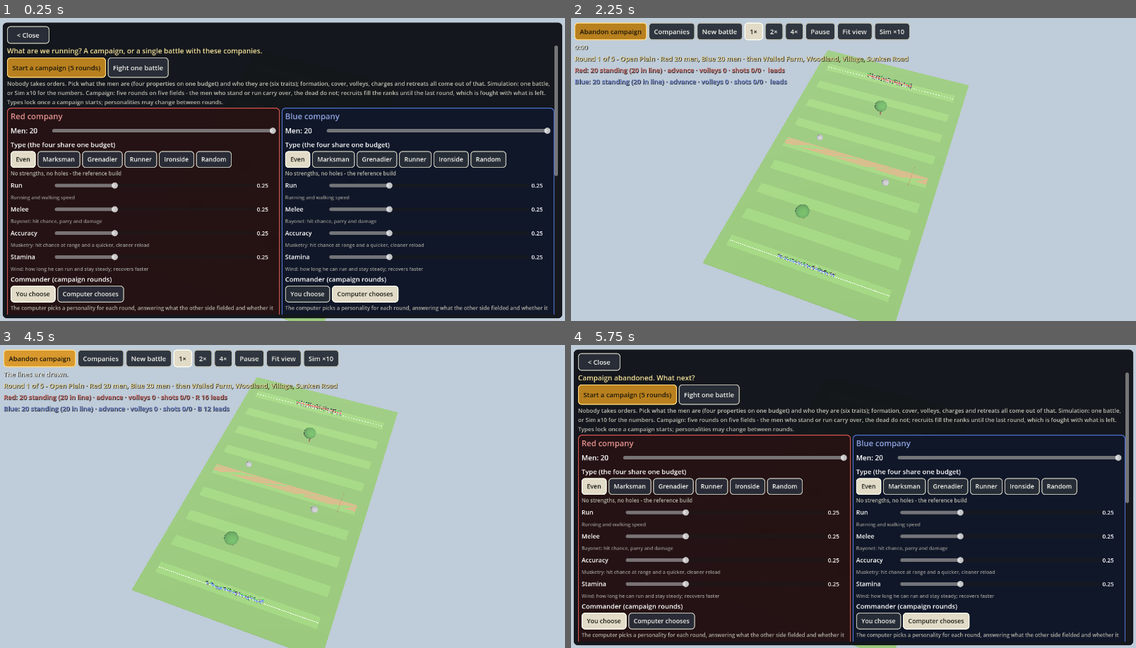
Above: before the commit, frames 1-4 (two rows, left to right).
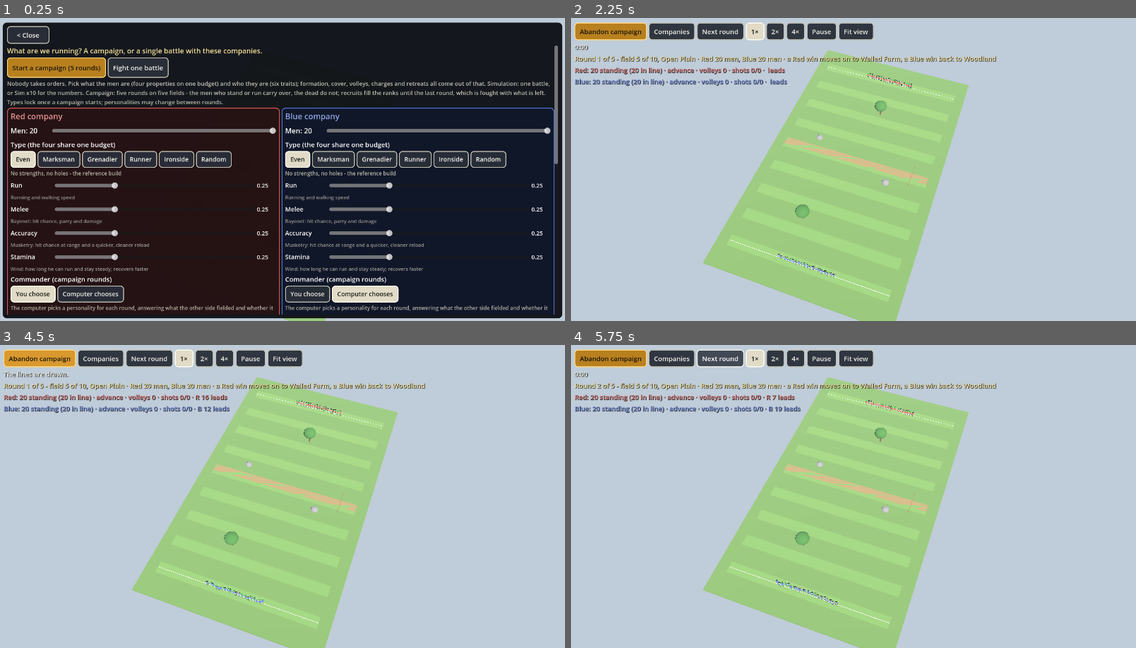
Above: after the commit, the same moments.

Repository: nathandunn/volley-bots
Game: Godot game, scene res://scenes/Main.tscn
The game is run twice, just before and just after one commit, with the same random seed, the same clock (stepped at 60 frames per second) and the same inputs.
Inputs (mouse positions are in pixels of both pictures, inside the frame that each line leads up to):
- Up to frame 1 (0.25 s): no input
- Up to frame 2 (2.25 s): click "Start a campaign (5 rounds)" at 0.5 s; click "Abandon campaign" at 1.25 s; click "Start a campaign (5 rounds)" at 2 s
- Up to frame 3 (4.5 s): click "Abandon campaign" at 2.75 s; click "Fight one battle" at 3.5 s; click "Start a campaign" at 4.25 s
- Up to frame 4 (5.75 s): click (717, 357) at 5 s, where only the run before the commit has a clickable "New battle"

The runs differ from the first frame. In frame 1, less than 0.1% of the frame differs, in the area x 98-99%, y 48-53%; in frame 2, 1.6%; in frame 3, 1.6%; in frame 4, 96%, in the area x 0-100%, y 1-100%.

Commit message:
A front of ten fields; New battle no longer abandons a campaign
Ten layouts in a line (Hedgerows, Churchyard, Sunken Road, Woodland, Open Plain, Walled Farm,
Orchard, Village, Crossroads, Ridge). A campaign opens on field 5; each round winner pushes
the fight one field into the loser country. The setup panel lists the front; the status
line names the field and where a win or a loss leads. In a campaign the top-row New battle
button reads Next round and does that (it used to abandon the campaign, which is what ended
one after two rounds); Sim x10 is hidden while a campaign runs.

Co-Authored-By: Claude Fable 5.1 <noreply@anthropic.com>
Claude-Session: https://claude.ai/code/session_017bMCXGen3v58z94ohsQBpS

Diff:
--- a/scripts/field.gd
+++ b/scripts/field.gd
@@ -50,6 +50,37 @@
 		[-1.0, 0.0, 0.6, 9.0, 1.0, "wall"], [-18.0, 18.0, 0.4, 8.0, 1.1, "fence"], [18.0, -20.0, 0.4, 8.0, 1.1, "fence"],
 		[-22.0, 30.0, 1.0, 1.0, 5.0, "tree"], [22.0, -32.0, 1.0, 1.0, 5.0, "tree"],
 	],
+	"Hedgerows": [
+		[-16.0, -20.0, 14.0, 0.4, 1.1, "fence"], [12.0, -12.0, 14.0, 0.4, 1.1, "fence"],
+		[-10.0, -2.0, 16.0, 0.4, 1.1, "fence"], [14.0, 6.0, 12.0, 0.4, 1.1, "fence"],
+		[-14.0, 14.0, 14.0, 0.4, 1.1, "fence"], [10.0, 22.0, 14.0, 0.4, 1.1, "fence"],
+		[-22.0, 6.0, 1.0, 1.0, 5.0, "tree"], [22.0, -22.0, 1.0, 1.0, 5.0, "tree"], [0.0, 30.0, 1.0, 1.0, 5.0, "tree"],
+	],
+	"Churchyard": [
+		[0.0, 0.0, 6.0, 8.0, 3.2, "house"],
+		[-9.0, -9.0, 12.0, 0.6, 1.0, "wall"], [9.0, -9.0, 12.0, 0.6, 1.0, "wall"],
+		[-9.0, 9.0, 12.0, 0.6, 1.0, "wall"], [9.0, 9.0, 12.0, 0.6, 1.0, "wall"],
+		[-15.0, 0.0, 0.6, 12.0, 1.0, "wall"], [15.0, 0.0, 0.6, 12.0, 1.0, "wall"],
+		[-20.0, -24.0, 1.0, 1.0, 5.0, "tree"], [20.0, 24.0, 1.0, 1.0, 5.0, "tree"], [-22.0, 20.0, 2.0, 1.8, 1.4, "boulder"], [22.0, -20.0, 2.0, 1.8, 1.4, "boulder"],
+	],
+	"Orchard": [
+		[-18.0, -18.0, 1.0, 1.0, 5.0, "tree"], [-6.0, -18.0, 1.0, 1.0, 5.0, "tree"], [6.0, -18.0, 1.0, 1.0, 5.0, "tree"], [18.0, -18.0, 1.0, 1.0, 5.0, "tree"],
+		[-12.0, -6.0, 1.0, 1.0, 5.0, "tree"], [0.0, -6.0, 1.0, 1.0, 5.0, "tree"], [12.0, -6.0, 1.0, 1.0, 5.0, "tree"],
+		[-18.0, 6.0, 1.0, 1.0, 5.0, "tree"], [-6.0, 6.0, 1.0, 1.0, 5.0, "tree"], [6.0, 6.0, 1.0, 1.0, 5.0, "tree"], [18.0, 6.0, 1.0, 1.0, 5.0, "tree"],
+		[-12.0, 18.0, 1.0, 1.0, 5.0, "tree"], [0.0, 18.0, 1.0, 1.0, 5.0, "tree"], [12.0, 18.0, 1.0, 1.0, 5.0, "tree"],
+		[-22.0, 0.0, 0.6, 10.0, 1.0, "wall"], [22.0, 0.0, 0.6, 10.0, 1.0, "wall"],
+	],
+	"Crossroads": [
+		[0.0, 0.0, 0.6, 30.0, 1.0, "wall"], [0.0, 0.0, 30.0, 0.6, 1.0, "wall"],
+		[10.0, -10.0, 4.5, 4.0, 2.6, "house"], [-10.0, 10.0, 4.5, 4.0, 2.6, "house"],
+		[-18.0, -20.0, 0.4, 10.0, 1.1, "fence"], [18.0, 20.0, 0.4, 10.0, 1.1, "fence"],
+		[-20.0, 26.0, 1.0, 1.0, 5.0, "tree"], [20.0, -26.0, 1.0, 1.0, 5.0, "tree"],
+	],
+	"Ridge": [
+		[-16.0, 0.0, 18.0, 0.6, 1.0, "wall"], [14.0, 0.0, 18.0, 0.6, 1.0, "wall"],
+		[-8.0, -14.0, 2.4, 2.0, 1.6, "boulder"], [10.0, -16.0, 2.2, 2.0, 1.5, "boulder"], [0.0, 14.0, 2.4, 2.0, 1.6, "boulder"], [-18.0, 16.0, 2.0, 1.8, 1.4, "boulder"],
+		[22.0, 10.0, 1.0, 1.0, 5.0, "tree"], [-22.0, -10.0, 1.0, 1.0, 5.0, "tree"], [4.0, -30.0, 1.0, 1.0, 5.0, "tree"], [-4.0, 30.0, 1.0, 1.0, 5.0, "tree"],
+	],
 	"Sunken Road": [
 		[-14.0, -3.0, 24.0, 0.6, 1.0, "wall"], [16.0, -3.0, 16.0, 0.6, 1.0, "wall"],
 		[-16.0, 3.0, 16.0, 0.6, 1.0, "wall"], [14.0, 3.0, 24.0, 0.6, 1.0, "wall"],
@@ -58,13 +89,22 @@
 		[4.0, -34.0, 1.0, 1.0, 5.0, "tree"], [-4.0, 34.0, 1.0, 1.0, 5.0, "tree"], [24.0, -30.0, 1.0, 1.0, 5.0, "tree"],
 	],
 }
-const LAYOUT_ORDER: Array[String] = ["Open Plain", "Walled Farm", "Woodland", "Village", "Sunken Road"]
+## The front: ten fields in a line. A campaign opens on field 5; each round's winner pushes the
+## fight one field into the loser's country (Red toward 10, Blue toward 1).
+const LAYOUT_ORDER: Array[String] = ["Hedgerows", "Churchyard", "Sunken Road", "Woodland", "Open Plain",
+	"Walled Farm", "Orchard", "Village", "Crossroads", "Ridge"]
+const START_FIELD := 5
 const LAYOUT_HELP := {
 	"Open Plain": "Two boulders, a fence and two trees. Nowhere to hide: volleys and nerve decide it.",
 	"Walled Farm": "Stone walls and fences across both halves, a cottage in the middle. Cover for whoever gets to it first.",
 	"Woodland": "Trees everywhere and a few boulders. Lines break up; skirmishers and the bayonet do well.",
 	"Village": "Six houses and walls. Short lines of sight, fighting from doorways and corners.",
 	"Sunken Road": "Long walls either side of a road across the middle. Whoever holds the road fires from cover.",
+	"Hedgerows": "Six fence rows staggered across the field. Every line finds a hedge; nobody keeps a straight line for long.",
+	"Churchyard": "A stone church ringed by low walls. A fortress for whoever gets inside first.",
+	"Orchard": "Trees in rows with walls at the flanks. Broken sight lines; cover everywhere, none of it good.",
+	"Crossroads": "Two walls crossing the middle, a house on each diagonal. Four quarters, each a fight of its own.",
+	"Ridge": "A broken wall along the crest and boulders below it. The high line holds the fire.",
 }
 
 var layout_name := "Walled Farm"
--- a/scripts/hud.gd
+++ b/scripts/hud.gd
@@ -47,6 +47,8 @@
 var _top_campaign_btn: Button
 var _fight_btn0: Button
 var _setup_note: Label
+var _top_fight_btn: Button
+var _batch_btn: Button
 var _head_campaign_btn: Button
 ## Who picks each side's personality between campaign rounds: "you" or "computer"
 var commanders := ["you", "computer"]
@@ -87,8 +89,14 @@
 	teams_btn.pressed.connect(func(): _close_overlays(); teams_overlay.visible = true)
 	row.add_child(teams_btn)
 	var fight := _button("New battle")
-	fight.pressed.connect(func(): _close_overlays(); new_match_requested.emit())
+	fight.pressed.connect(func():
+		_close_overlays()
+		if campaign_on:
+			next_round_requested.emit()
+		else:
+			new_match_requested.emit())
 	row.add_child(fight)
+	_top_fight_btn = fight
 	for s in [1.0, 2.0, 4.0]:
 		var b := _button("%d×" % int(s))
 		b.toggle_mode = true
@@ -108,6 +116,7 @@
 	var batch := _button("Sim ×%d" % BATCH_N)
 	batch.pressed.connect(func(): _close_overlays(); batch_requested.emit(BATCH_N))
 	row.add_child(batch)
+	_batch_btn = batch
 
 	status_label = Label.new()
 	status_label.add_theme_font_size_override("font_size", 15)
@@ -291,7 +300,13 @@
 	box.add_child(cols)
 	for t in 2:
 		cols.add_child(_build_team_panel(t))
-	_section(box, "The campaign's five fields, in order")
+	_section(box, "The front: ten fields in a line")
+	var fnote := Label.new()
+	fnote.text = "A campaign opens on field %d. Each round's winner pushes the fight one field into the loser's country - Red toward 10, Blue toward 1 - so five straight wins march the whole way." % Field.START_FIELD
+	fnote.autowrap_mode = TextServer.AUTOWRAP_WORD_SMART
+	fnote.add_theme_font_size_override("font_size", 13)
+	fnote.add_theme_color_override("font_color", Color(0.75, 0.75, 0.7))
+	box.add_child(fnote)
 	for i in Field.LAYOUT_ORDER.size():
 		var n: String = Field.LAYOUT_ORDER[i]
 		var fl := Label.new()
@@ -725,13 +740,10 @@
 		status_label.text = _batch_text
 
 
-func set_round(r: int, total: int, layout: String, sizes: Array) -> void:
-	var later := PackedStringArray()
-	for i in range(r, total):
-		later.append(Field.LAYOUT_ORDER[i % Field.LAYOUT_ORDER.size()])
-	_round_text = "Round %d of %d - %s · Red %d men, Blue %d men" % [r, total, layout, sizes[0], sizes[1]]
-	if later.size() > 0:
-		_round_text += " · then " + ", ".join(later)
+func set_round(r: int, total: int, layout: String, sizes: Array, field_no: int = 0) -> void:
+	_round_text = "Round %d of %d - field %d of %d, %s · Red %d men, Blue %d men" % [r, total, field_no, Field.LAYOUT_ORDER.size(), layout, sizes[0], sizes[1]]
+	if field_no > 1 and field_no < Field.LAYOUT_ORDER.size():
+		_round_text += " · a Red win moves on to %s, a Blue win back to %s" % [Field.LAYOUT_ORDER[field_no], Field.LAYOUT_ORDER[field_no - 2]]
 	round_label.text = _round_text
 	round_label.visible = true
 
@@ -775,6 +787,8 @@
 	_top_campaign_btn.text = "Abandon campaign"
 	_head_campaign_btn.text = "Abandon campaign"
 	_fight_btn0.text = "Next round"
+	_top_fight_btn.text = "Next round"
+	_batch_btn.visible = false
 	_fight_btn.text = "Next round with these personalities"
 	_campaign_btn.text = "Abandon campaign"
 
@@ -786,6 +800,8 @@
 	_top_campaign_btn.text = "Start a campaign"
 	_head_campaign_btn.text = "Start a campaign (5 rounds)"
 	_fight_btn0.text = "Fight one battle"
+	_top_fight_btn.text = "New battle"
+	_batch_btn.visible = true
 	_fight_btn.text = "Fight with these companies"
 	_campaign_btn.text = "Start a campaign (5 rounds)"
 
@@ -817,7 +833,7 @@
 	_stat_row(g2, "Hit rate", ["%d%%" % int(float(st["hits"][0]) / maxf(float(st["shots"][0]), 1.0) * 100.0), "%d%%" % int(float(st["hits"][1]) / maxf(float(st["shots"][1]), 1.0) * 100.0)])
 	_stat_row(g2, "Killed by ball / bayonet", ["%d / %d" % [st["kills"][0][0], st["kills"][0][1]], "%d / %d" % [st["kills"][1][0], st["kills"][1][1]]])
 	if not over:
-		_section(results_box, "Next round: %s" % sm.get("next_field", ""))
+		_section(results_box, "Next round: field %d of %d, %s" % [int(sm.get("next_field_no", 0)), Field.LAYOUT_ORDER.size(), sm.get("next_field", "")])
 		var fl := Label.new()
 		fl.text = "%s  (It is on the map now - close this panel and look it over before choosing personalities.)" % Field.LAYOUT_HELP.get(sm.get("next_field", ""), "")
 		fl.autowrap_mode = TextServer.AUTOWRAP_WORD_SMART
--- a/scripts/main.gd
+++ b/scripts/main.gd
@@ -23,6 +23,7 @@
 var campaign_rounds: Array[Dictionary] = []   # one summary per round fought
 var campaign_rosters: Array = [[], []]        # survivors carried into the next round
 var _pending_campaign_result: Dictionary = {}
+var campaign_field := Field.START_FIELD   # 1..10 along the front; the winner pushes it toward the loser
 var _last_fielded := ["", ""]    # the preset each side fought the last round with
 var _ai_picks := ["", ""]
 
@@ -296,6 +297,7 @@
 	campaign_rounds.clear()
 	campaign_rosters = [[], []]
 	manager.rosters = [[], []]
+	campaign_field = Field.START_FIELD
 	_last_fielded = ["", ""]
 	_ai_picks = ["", ""]
 	hud.campaign_started()
@@ -312,7 +314,7 @@
 	if not campaign_active:
 		return
 	campaign_round += 1
-	var layout: String = Field.LAYOUT_ORDER[(campaign_round - 1) % Field.LAYOUT_ORDER.size()]
+	var layout: String = Field.LAYOUT_ORDER[campaign_field - 1]
 	if field == null or field.layout_name != layout:
 		_rebuild_field(layout)
 	var last := campaign_round >= CAMPAIGN_ROUNDS
@@ -328,7 +330,7 @@
 					"seed": randi(), "kills": 0, "rounds": 0, "recruit": true})
 				next_no += 1
 		manager.rosters[t] = roster
-	hud.set_round(campaign_round, CAMPAIGN_ROUNDS, layout, [manager.rosters[0].size(), manager.rosters[1].size()])
+	hud.set_round(campaign_round, CAMPAIGN_ROUNDS, layout, [manager.rosters[0].size(), manager.rosters[1].size()], campaign_field)
 	_start_next()
 
 
@@ -387,8 +389,14 @@
 	for t in 2:
 		campaign_kills[t] += st["kills"][t][0] + st["kills"][t][1]
 		campaign_rosters[t] = survivors[t]
-	var layout: String = Field.LAYOUT_ORDER[(campaign_round - 1) % Field.LAYOUT_ORDER.size()]
-	campaign_rounds.append({"round": campaign_round, "field": layout, "winner": w, "winner_name": result["winner_name"],
+	var layout: String = Field.LAYOUT_ORDER[campaign_field - 1]
+	# the front moves: the winner pushes the fight one field into the loser's country
+	var fought_on := campaign_field
+	if w == 0:
+		campaign_field = mini(campaign_field + 1, Field.LAYOUT_ORDER.size())
+	elif w == 1:
+		campaign_field = maxi(campaign_field - 1, 1)
+	campaign_rounds.append({"round": campaign_round, "field": "%d. %s" % [fought_on, layout], "winner": w, "winner_name": result["winner_name"],
 		"reason": result["reason"], "duration": result["duration"], "counts": counts,
 		"fielded": [result["presets"][0], result["presets"][1]]})
 	_last_fielded = [result["presets"][0], result["presets"][1]]
@@ -397,14 +405,14 @@
 		if hud.commanders[t] == "computer":
 			_ai_pick(t, false)
 	var over: bool = campaign_round >= CAMPAIGN_ROUNDS or (survivors[0] as Array).is_empty() or (survivors[1] as Array).is_empty()
+	var next_layout: String = Field.LAYOUT_ORDER[campaign_field - 1]
 	var summary := {"round": campaign_round, "rounds": CAMPAIGN_ROUNDS, "field": layout,
-		"next_field": Field.LAYOUT_ORDER[campaign_round % Field.LAYOUT_ORDER.size()], "wins": campaign_wins.duplicate(),
+		"next_field": next_layout, "next_field_no": campaign_field, "wins": campaign_wins.duplicate(),
 		"kills": campaign_kills.duplicate(), "history": campaign_rounds.duplicate(true), "counts": counts,
 		"next_sizes": [survivors[0].size(), survivors[1].size()], "last_next": campaign_round + 1 >= CAMPAIGN_ROUNDS,
 		"team_sizes": manager.team_sizes.duplicate(), "over": over, "result": result, "ai_picks": _ai_picks.duplicate()}
 	if not over:
 		# the next battlefield goes up now, so it can be surveyed before personalities are chosen
-		var next_layout: String = Field.LAYOUT_ORDER[campaign_round % Field.LAYOUT_ORDER.size()]
 		_rebuild_field(next_layout)
 		if cam != null:
 			cam.refit()
Not shown, changed: dist/index.html
Not shown, changed: dist/index.js.gz
Not shown, changed: dist/index.pck.gz
Not shown, changed: dist/index.wasm.gz
